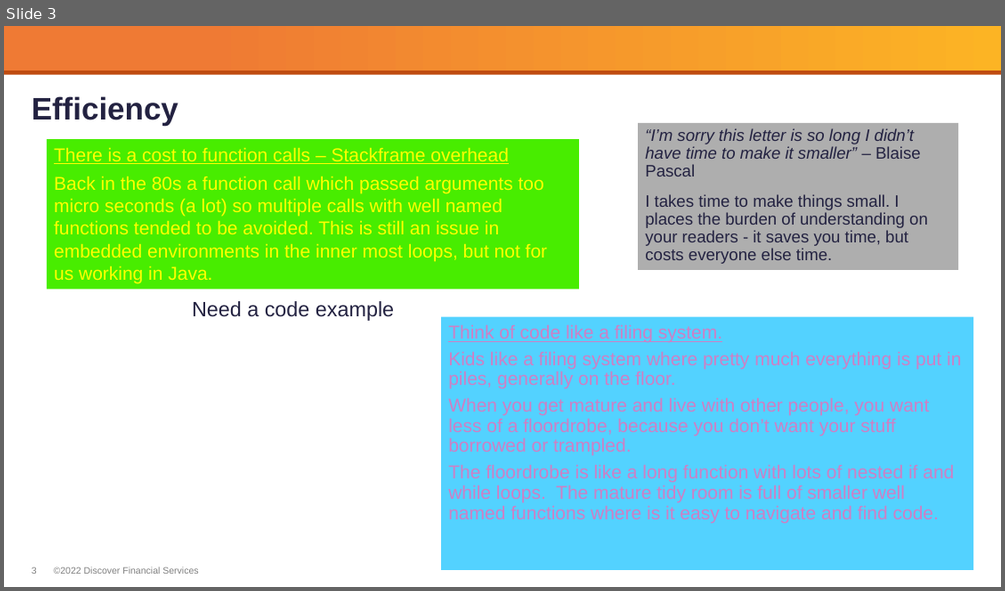
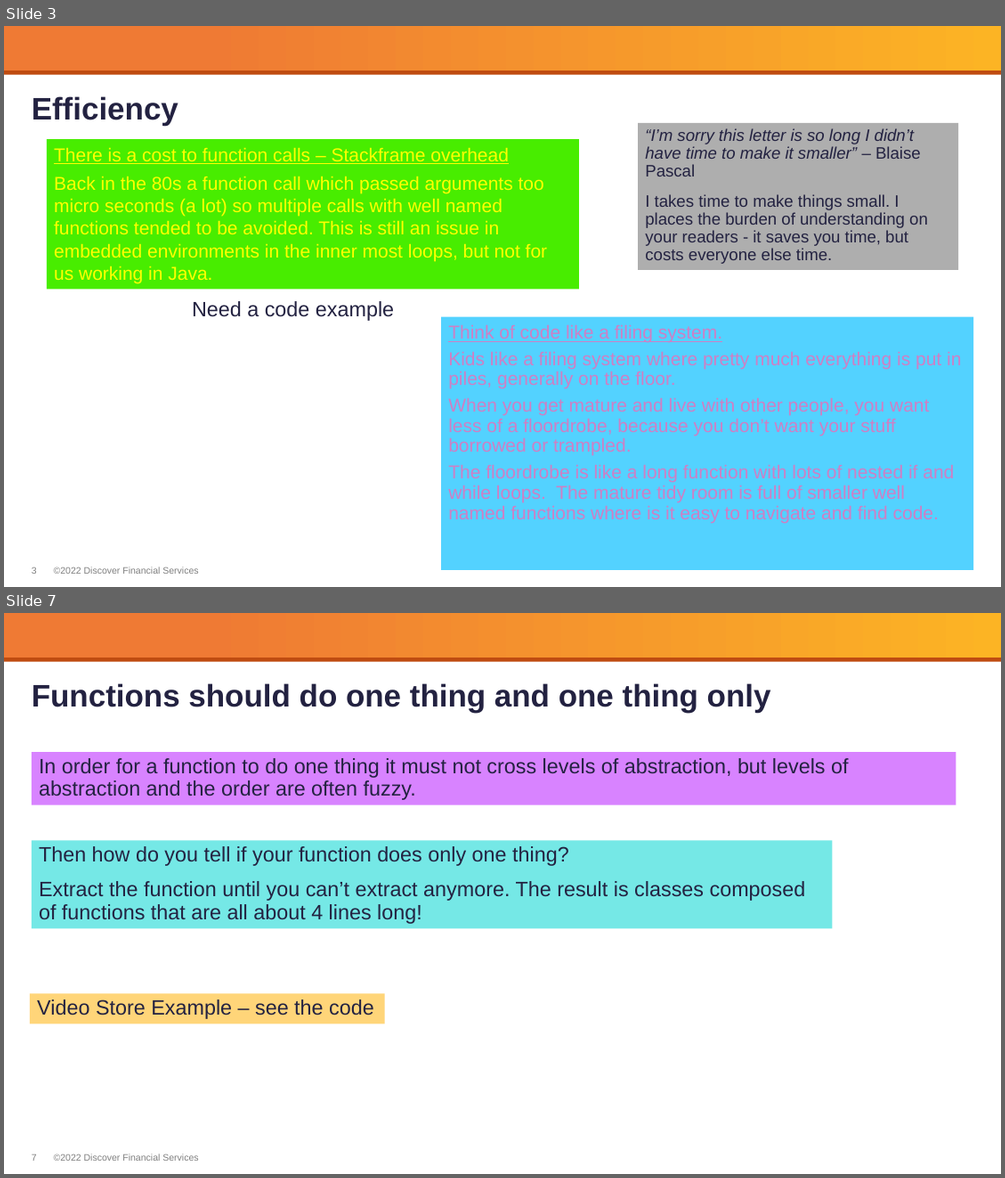
Before and after one commit to rupertwaldron/CleanCoders, a slide deck: Presentations/3- Clean Code - functions.pptx. Shown one above the other, each under a label of ours: slide 3 before the commit, slides 3 and 7 after it; the slides between them are not shown. The pictures are 1005x591 and 1005x1178 pixels, drawn with LibreOffice and Linux fonts; fonts in the diff are those of the drawing; background and template pictures are left out. Boxes give left, top, right and bottom in pixels: in the first picture for what was removed or moved away, otherwise in the second. Text is boxed around its words. In the diff, an @@ line names an element or a change of style, - is before the commit and + after.

Commit message:
Third presentation and code finished and commented the video store

```diff
--- a/Presentations/3- Clean Code - functions.pptx
+++ b/Presentations/3- Clean Code - functions.pptx
@@ slide 7 added at (4,613,1001,1174), background #FFFFFF; not listed: 4 template elements that a slide beside it also shows @@
@@ title added at (32,683,771,713), 30 pt, text #232241, bold @@
+Functions should do one thing and one thing only
@@ rectangle added at (32,752,956,805), fill #D883FF, 20 pt, text #232241 @@
+In order for a function to do one thing it must not cross levels of abstraction, but levels of abstraction and the order are often fuzzy.
@@ rectangle added at (32,840,833,929), fill #75E8E6, 20 pt, text #232241 @@
+Then how do you tell if your function does only one thing?
+Extract the function until you can’t extract anymore. The result is classes composed of functions that are all about 4 lines long!
@@ rectangle added at (30,994,385,1023), fill #FFD579, 20 pt, text #232241 @@
+Video Store Example – see the code
```
Also in this commit, not shown: 2 slides changed, 1 other slide added, 7 other files.
